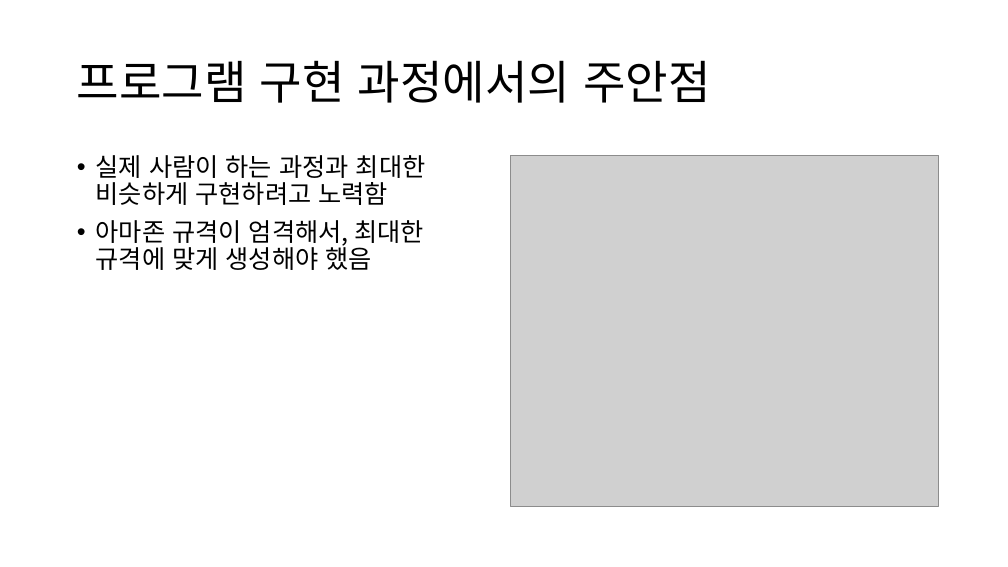
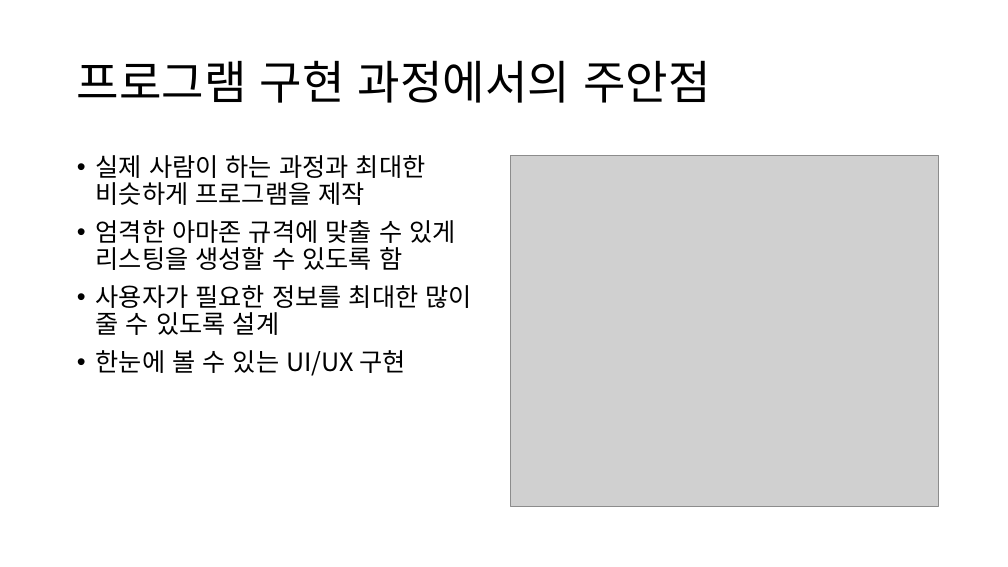
Before and after one commit to semistone97/pjt-SEO, a slide deck: slide 2 of jskim/키워드 기반 리스팅 최적화 에이전트 - 구현파트.pptx. Drawn at 1008x567 pixels with LibreOffice and Linux fonts; fonts in the diff are those of the drawing; grey boxes stand for pictures. Boxes give left, top, right and bottom in pixels: in the first picture for what was removed or moved away, otherwise in the second. Text is boxed around its words. In the diff, an @@ line names an element or a change of style, - is before the commit and + after.

```diff
--- a/jskim/키워드 기반 리스팅 최적화 에이전트 - 구현파트.pptx
+++ b/jskim/키워드 기반 리스팅 최적화 에이전트 - 구현파트.pptx
@@ text at (96,155,471,376): text changed @@
-• 실제 사람이 하는 과정과 최대한 비슷하게 구현하려고 노력함
-• 아마존 규격이 엄격해서, 최대한 규격에 맞게 생성해야 했음
+• 실제 사람이 하는 과정과 최대한 비슷하게 프로그램을 제작
+• 엄격한 아마존 규격에 맞출 수 있게 리스팅을 생성할 수 있도록 함
+• 사용자가 필요한 정보를 최대한 많이 줄 수 있도록 설계
+• 한눈에 볼 수 있는 UI/UX 구현
```
Also in this commit, not shown: 9 other slides changed, 2 slides added, 1 slide removed, 6 other files.
